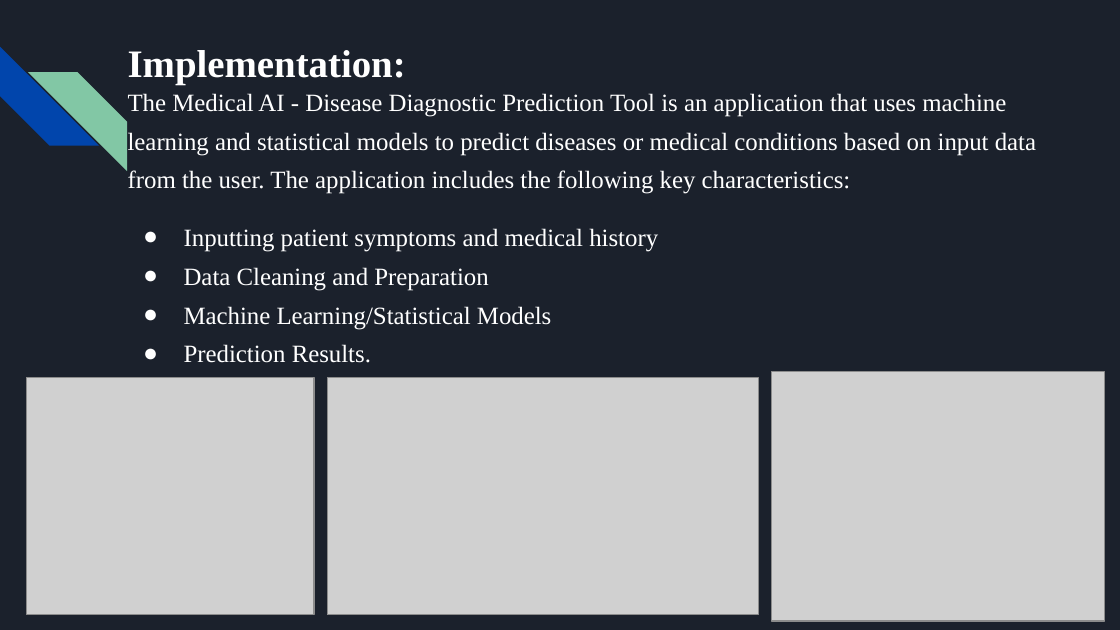
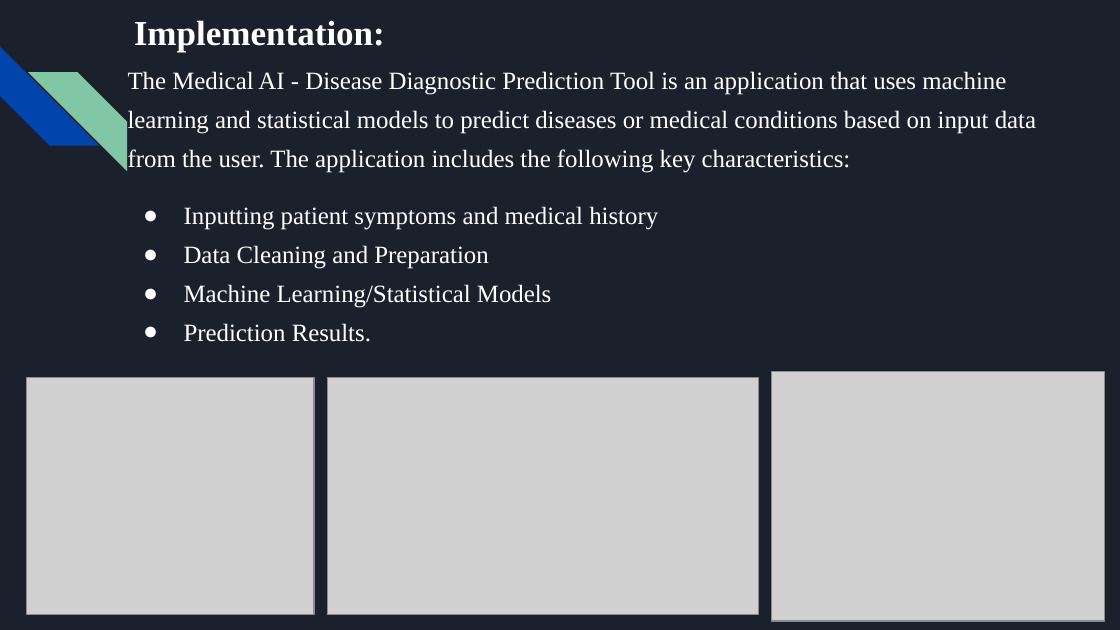
Before and after one commit to comp195/senior-project-spring-2023-medical-ai-disease-diagnostic-tool, a slide deck: slide 3 of Senior Project Day Oral Presentation.pptx. Drawn at 1120x630 pixels with LibreOffice and Linux fonts; fonts in the diff are those of the drawing; grey boxes stand for pictures. Boxes give left, top, right and bottom in pixels: in the first picture for what was removed or moved away, otherwise in the second. Text is boxed around its words. In the diff, an @@ line names an element or a change of style, - is before the commit and + after.

```diff
--- a/Senior Project Day Oral Presentation.pptx
+++ b/Senior Project Day Oral Presentation.pptx
@@ title "Implementation:": place and size @@
-title "Implementation:" at bbox=[128, 50, 406, 85]
+title "Implementation:" at bbox=[134, 20, 385, 52]
@@ title "Implementation:" at bbox=[134, 20, 385, 52]: size 25 to 22.5 pt @@
@@ text "The Medical AI - Disease ...": place and size @@
-text "The Medical AI - Disease ..." at bbox=[128, 93, 1036, 363]
+text "The Medical AI - Disease ..." at bbox=[128, 71, 1036, 342]
```
Also in this commit, not shown: 2 other slides changed.
